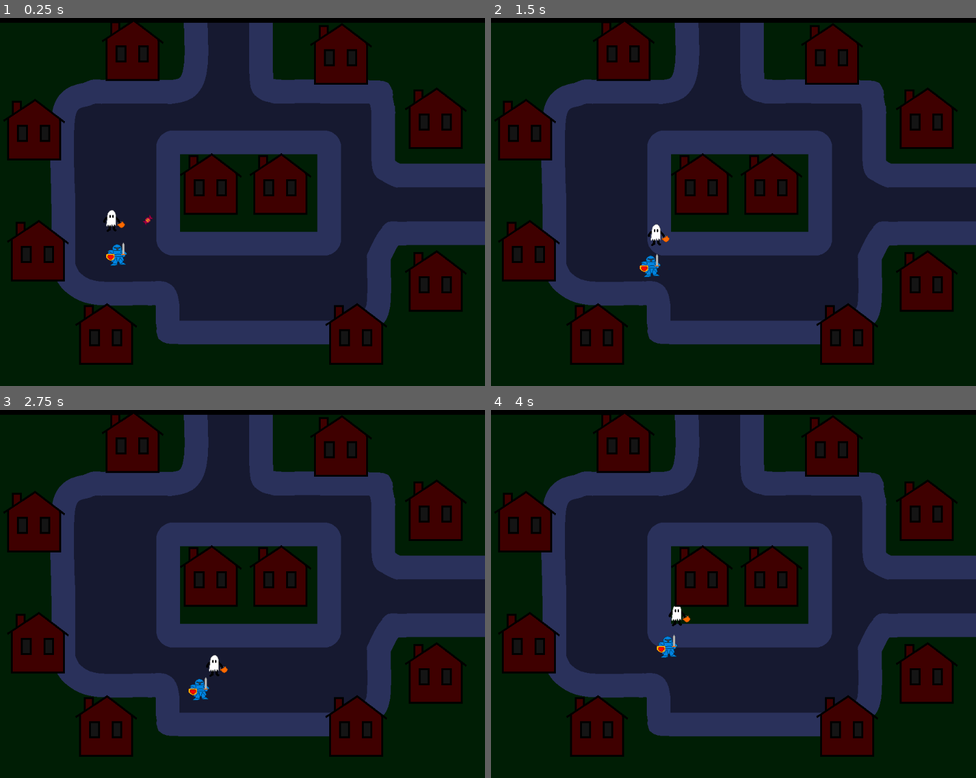
Above: before the commit, frames 1-4 (two rows, left to right).
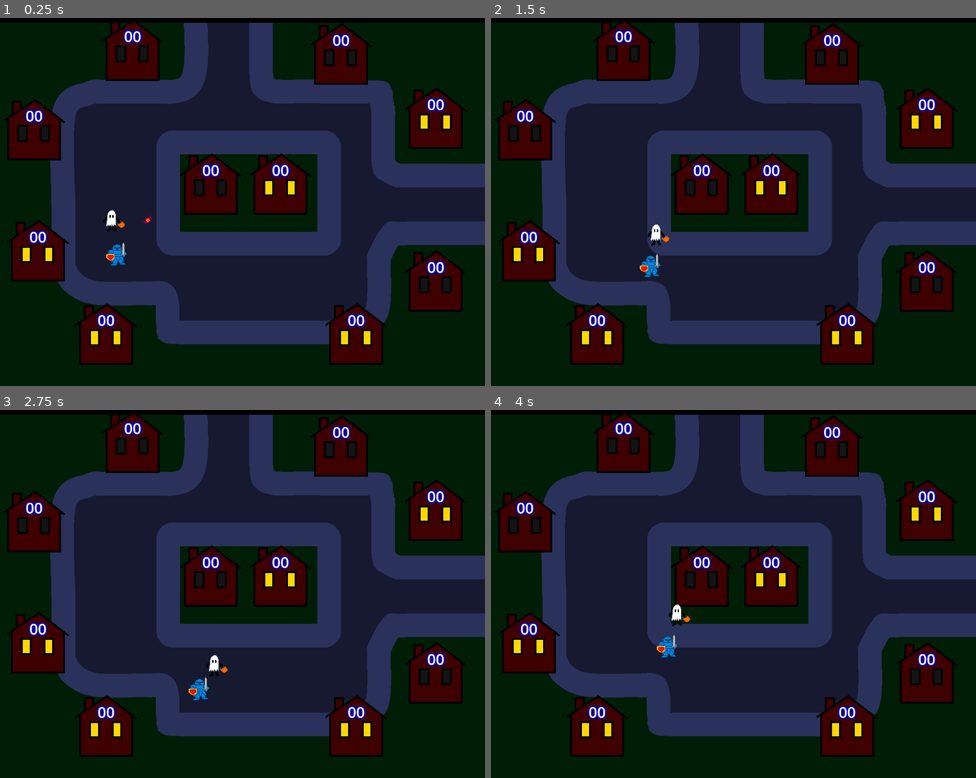
Above: after the commit, the same moments.

Repository: King9999/trickortreat_godot
Game: Godot game, scene res://Scenes/main.tscn
Two runs of this game, one before a commit and one after it. Both use one fixed random seed, a clock stepped at 60 frames per second and the inputs below.
Inputs:
- Up to frame 1 (0.25 s): no input
- Up to frame 2 (1.5 s): tap Enter at 0.5 s; hold Right 0.53-1.28 s; hold Down from 1.28 s (still down)
- Up to frame 3 (2.75 s): release Down at 2.03 s; hold Right from 2.03 s (still down)
- Up to frame 4 (4 s): release Right at 2.78 s; hold Up 2.78-3.53 s; hold Left from 3.53 s (still down)

The runs differ from the first frame. In frame 1, 1.8% of the frame differs, in the area x 4-93%, y 3-89%; in frame 2, 1.8%; in frame 3, 1.8%; in frame 4, 1.8%.

Commit message:
Worked on house script & House Manager
House trigger now detects when a player enters or leaves it. The house emits a signal and house manager correctly picks up the signal and calls the appropriate function.

Diff:
--- a/Scenes/house.tscn
+++ b/Scenes/house.tscn
@@ -1,8 +1,7 @@
-[gd_scene load_steps=7 format=3 uid="uid://dy622oifu2orq"]
+[gd_scene load_steps=6 format=3 uid="uid://dy622oifu2orq"]
 
 [ext_resource type="Script" uid="uid://3kx77sr1e4x1" path="res://Scripts/house.gd" id="1_3jr7h"]
 [ext_resource type="Texture2D" uid="uid://jhxmj5g1hwpb" path="res://Sprites/HouseOff.png" id="1_okrnj"]
-[ext_resource type="Texture2D" uid="uid://cdkm7vt0liump" path="res://Sprites/HouseOn.png" id="2_n87ef"]
 
 [sub_resource type="RectangleShape2D" id="RectangleShape2D_3jr7h"]
 size = Vector2(31.8455, 18.1888)
@@ -18,14 +17,8 @@
 [node name="House" type="Node2D"]
 script = ExtResource("1_3jr7h")
 
-[node name="House_LightsOff" type="Sprite2D" parent="."]
-z_index = 1
+[node name="House_Light" type="Sprite2D" parent="."]
 texture = ExtResource("1_okrnj")
-
-[node name="House_LightsOn" type="Sprite2D" parent="."]
-visible = false
-z_index = 1
-texture = ExtResource("2_n87ef")
 
 [node name="Candy Pickup Area" type="Area2D" parent="."]
 
@@ -54,3 +47,6 @@
 [node name="House_CollisionBox" type="CollisionShape2D" parent="HouseCollision"]
 position = Vector2(0, 21)
 shape = SubResource("RectangleShape2D_iqtyj")
+
+[connection signal="body_entered" from="Candy Pickup Area" to="." method="_on_candy_pickup_area_entered"]
+[connection signal="body_exited" from="Candy Pickup Area" to="." method="_on_candy_pickup_area_exited"]
--- a/Scripts/costume_base.gd
+++ b/Scripts/costume_base.gd
@@ -11,6 +11,7 @@
 @export var candy_amount: int
 @export var candy_drop_amount: int = 5      # how much candy the player drops when hit. 5 is the default.
 @export var candy_taken: int = 1;           #how much candy the player gets from a house per tick
+@export var default_candy_taken: int		#the princess takes more candy
 var vx: float
 var vy: float
 @export var move_speed: float = BASE_MOVE_SPEED        #scales vx and vy. Lower value = slower speed
@@ -36,7 +37,7 @@
 
 # Called when the node enters the scene tree for the first time.
 func _ready() -> void:
-	pass # Replace with function body.
+	candy_taken = default_candy_taken
 
 
 # Called every frame. 'delta' is the elapsed time since the previous frame.
--- a/Scripts/house.gd
+++ b/Scripts/house.gd
@@ -7,22 +7,91 @@
 extends Node2D
 class_name House
 
+#sigals
+signal on_house_empty(house: House)
+
 @onready var candy_text : Label = $"Candy Text"
+@export var house_light_on: String = "res://Sprites/HouseOn.png"
+@export var house_light_off: String = "res://Sprites/HouseOff.png"
+@onready var house_sprite: Sprite2D = $House_Light
 @export var candy_amount : int = 0
 @export var restock_time : float = 0    #time in seconds that must pass before house has candy. This value is randomized for each house.
-var current_time : float           		#gets timestamp of current time to enable cooldown for restocking candy
+var last_restock_time : float           #gets timestamp of current time to enable cooldown for restocking candy
 var last_candy_pickup_time : float
 @export var candy_amount_hidden : bool  #if true, players will not know how much candy a house has until they approach
 @export var can_stock_candy : bool  	#must be true in order to stock candy
 @export var candy_being_collected : bool
-#TODO: Add variable that holds reference to costume that's in front of house
+@export var player: Costume					#reference to player that's in front of house
+
+#consts
+const MAX_CANDY_AMOUNT: int = 10;
+const MIN_RESTOCK_TIME: int = 5;
+const MAX_RESTOCK_TIME: int = 10;
+const CANDY_PICKUP_RATE: float = 0.5   #time in seconds that player acquires candy from a house.
 
 # Called when the node enters the scene tree for the first time.
 func _ready() -> void:
 	#candy_text.text = "11"
+	#house_sprite.texture = load(house_light_on)
 	pass
 
 
 # Called every frame. 'delta' is the elapsed time since the previous frame.
 func _process(delta: float) -> void:
-	pass
+	if candy_being_collected:
+		var time = Time.get_unix_time_from_system()
+		if time > last_candy_pickup_time + CANDY_PICKUP_RATE:
+			#player gets candy
+			last_candy_pickup_time = time
+
+			if candy_amount < player.candy_taken:
+				player.candy_taken = candy_amount
+			else:
+				player.candy_taken = player.default_candy_taken
+
+			player.candy_amount += player.candy_taken
+			candy_amount -= player.candy_taken
+
+			#update label
+			candy_text.text = str(candy_amount)
+
+			if candy_amount <= 0:
+				#time to restock
+				#last_restock_time = Time.get_unix_time_from_system()
+				#restock_time = randi_range(MIN_RESTOCK_TIME * 2, MAX_RESTOCK_TIME * 2)    #restock takes longer during a game
+				#can_stock_candy = false
+				#candy_being_collected = false
+
+				#lights out!
+				#house_sprite.texture = load(house_light_off)
+				#TODO: update house manager to have 1 less house with candy.
+				on_house_empty.emit(self)
+
+
+func _on_candy_pickup_area_entered(player: Costume) -> void:
+	print("{0} is in front of house {1}".format([player.costume_name, name]))
+
+	#player shouts "trick or treat" and then collects candy at a fixed rate
+	if candy_amount <= 0:
+		return
+
+	self.player = player
+	#TODO: display "trick or treat for half a second
+	await get_tree().create_timer(0.5).timeout
+	#TODO: player collects candy until they move away from house or house is empty
+	candy_being_collected = true;
+
+#adds candy to house
+func stock_up(amount: int):
+	candy_amount = amount
+
+func lights_on():
+	house_sprite.texture = load(house_light_on)
+
+func lights_off():
+	house_sprite.texture = load(house_light_off)
+
+
+func _on_candy_pickup_area_exited(player: Costume) -> void:
+	candy_being_collected = false;
+	print("{0} has left house {1}".format([player.costume_name, name]))
--- a/Scripts/house_manager.gd
+++ b/Scripts/house_manager.gd
@@ -15,11 +15,47 @@
 const MAX_HOUSES_WITH_CANDY: int = 5       #the maximum amount of houses that can have candy.
 const STOCK_UP_CHANCE: float = 0.5
 const EXTRA_CANDY_CHANCE: float = 0.05		#5% chance for a house to have 20 pieces of candy
+const MAX_CANDY_AMOUNT: int = 10
 
 func _ready() -> void:
 	#get all of house manager's children nodes, which are the houses
 	houses.append_array(get_children())
 
+	#connect each house's signal to house manager
+	for house in houses:
+		house.on_house_empty.connect(_turn_off_lights)
+
 
 func _process(delta: float) -> void:
-	pass
+	#check for any houses that can be restrocked
+	for house in houses:
+		var time = Time.get_unix_time_from_system()
+		if !house.can_stock_candy && time > house.last_restock_time + house.restock_time:
+			house.can_stock_candy = true
+
+		#check if this house can be stocked
+		if houses_with_candy >= MAX_HOUSES_WITH_CANDY:
+			continue
+
+		if house.can_stock_candy && house.candy_amount <= 0:
+			#roll for a chance to stock house
+			if randf() <= STOCK_UP_CHANCE:		#randf() returns 0 to 1 inclusive
+				#add candy. Check if this house gets extra candy
+				if randf() <= EXTRA_CANDY_CHANCE:
+					house.stock_up(MAX_CANDY_AMOUNT * 2)
+				else:
+					house.stock_up(randi_range(1, MAX_CANDY_AMOUNT))
+				house.lights_on()
+				houses_with_candy += 1
+
+#turns off house lights and sets a random restock time before house can have candy again.
+#this function is called when a house emits a signal.
+func _turn_off_lights(house: House):
+	house.last_restock_time = Time.get_unix_time_from_system()
+	house.restock_time = randi_range(house.MIN_RESTOCK_TIME * 2, house.MAX_RESTOCK_TIME * 2)    #restock takes longer during a game
+	house.can_stock_candy = false
+	house.candy_being_collected = false
+	#house.house_sprite.texture = load(house.house_light_off)
+	house.lights_off()
+	print("{0}'s lights are now off.".format([house.name]))
+	houses_with_candy -= 1
